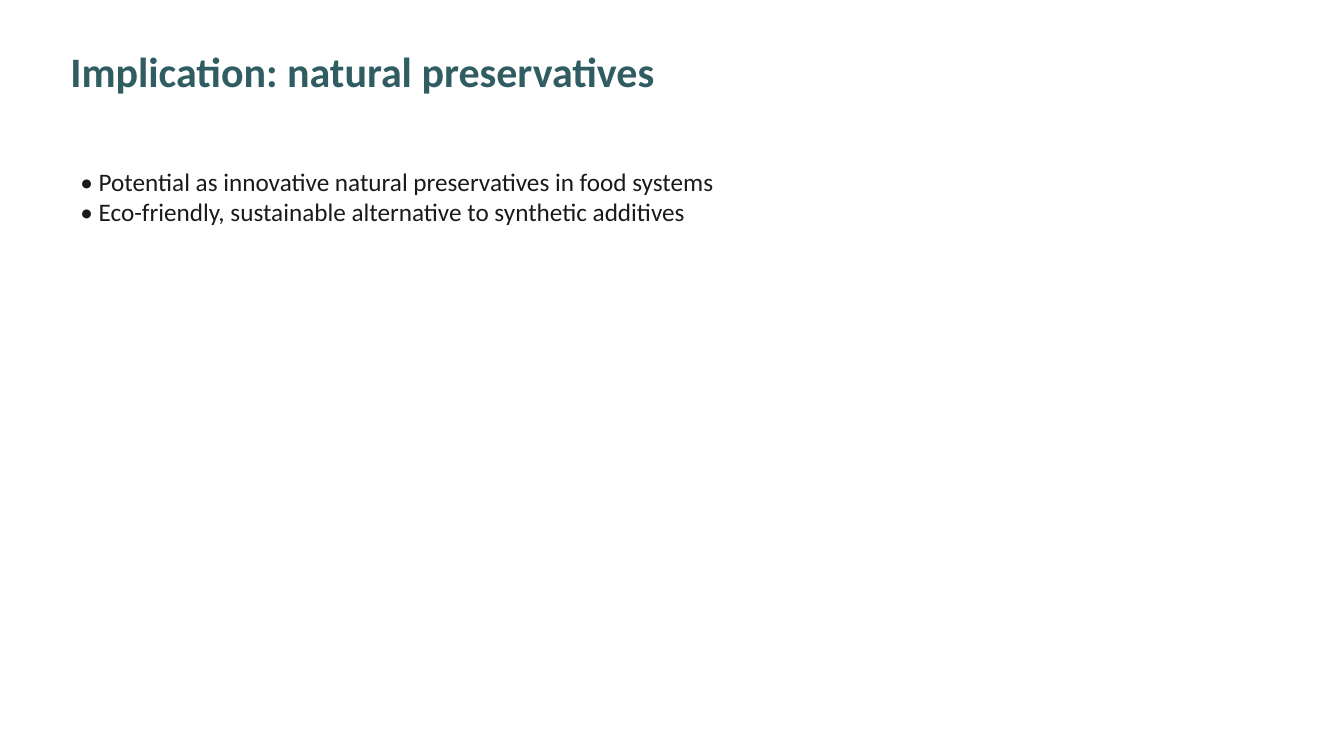
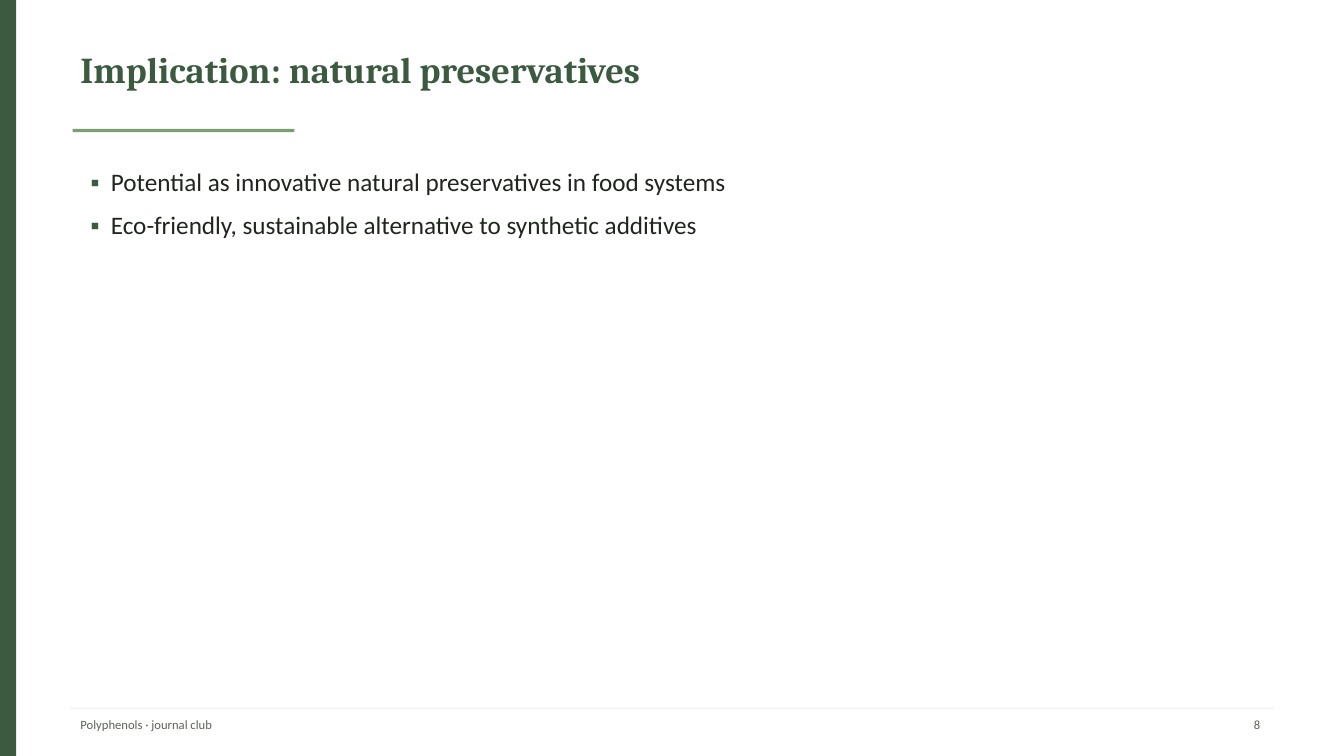
Before and after one commit to PangenomeAI/academic-skills-food-nutrition, a slide deck: slide 8 of food-ppt/examples/polyphenols-antimicrobial-review.pptx. Drawn at 1344x756 pixels with LibreOffice and Linux fonts; fonts in the diff are those of the drawing. Boxes give left, top, right and bottom in pixels: in the first picture for what was removed or moved away, otherwise in the second. Text is boxed around its words. In the diff, an @@ line names an element or a change of style, - is before the commit and + after.

```diff
--- a/food-ppt/examples/polyphenols-antimicrobial-review.pptx
+++ b/food-ppt/examples/polyphenols-antimicrobial-review.pptx
@@ rectangle added at box(0, 0, 16, 756), fill #3B5A40 @@
@@ text "Implication: natural preservatives": place and size @@
-text "Implication: natural preservatives" at box(70, 57, 655, 94)
+text "Implication: natural preservatives" at box(80, 57, 640, 91)
@@ text "Implication: natural preservatives" at box(80, 57, 640, 91): size 30 to 26 pt, font Calibri to Cambria, text colour #2F5D62 to #3B5A40; more space between paragraphs @@
@@ rectangle added at box(73, 129, 294, 132), fill #7D9D74 @@
@@ text at box(111, 173, 725, 238): text changed; text colour #1A1A1A to #20261F @@
-• Potential as innovative natural preservatives in food systems
-• Eco-friendly, sustainable alternative to synthetic additives
+▪ Potential as innovative natural preservatives in food systems
+▪ Eco-friendly, sustainable alternative to synthetic additives
@@ rectangle added at box(71, 708, 1273, 709), fill #EEF1EC @@
@@ text added at box(80, 720, 211, 731), 9 pt, text #5C6357 @@
+Polyphenols · journal club
@@ text added at box(1254, 720, 1260, 729), 9 pt, text #5C6357 @@
+8
```
Also in this commit, not shown: 9 other slides changed, 19 other files.
